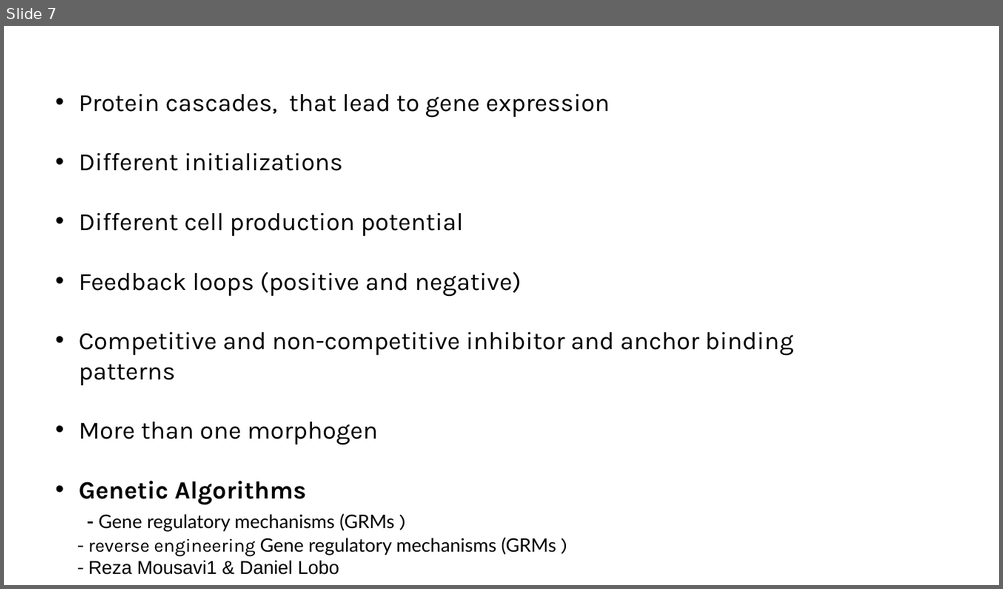
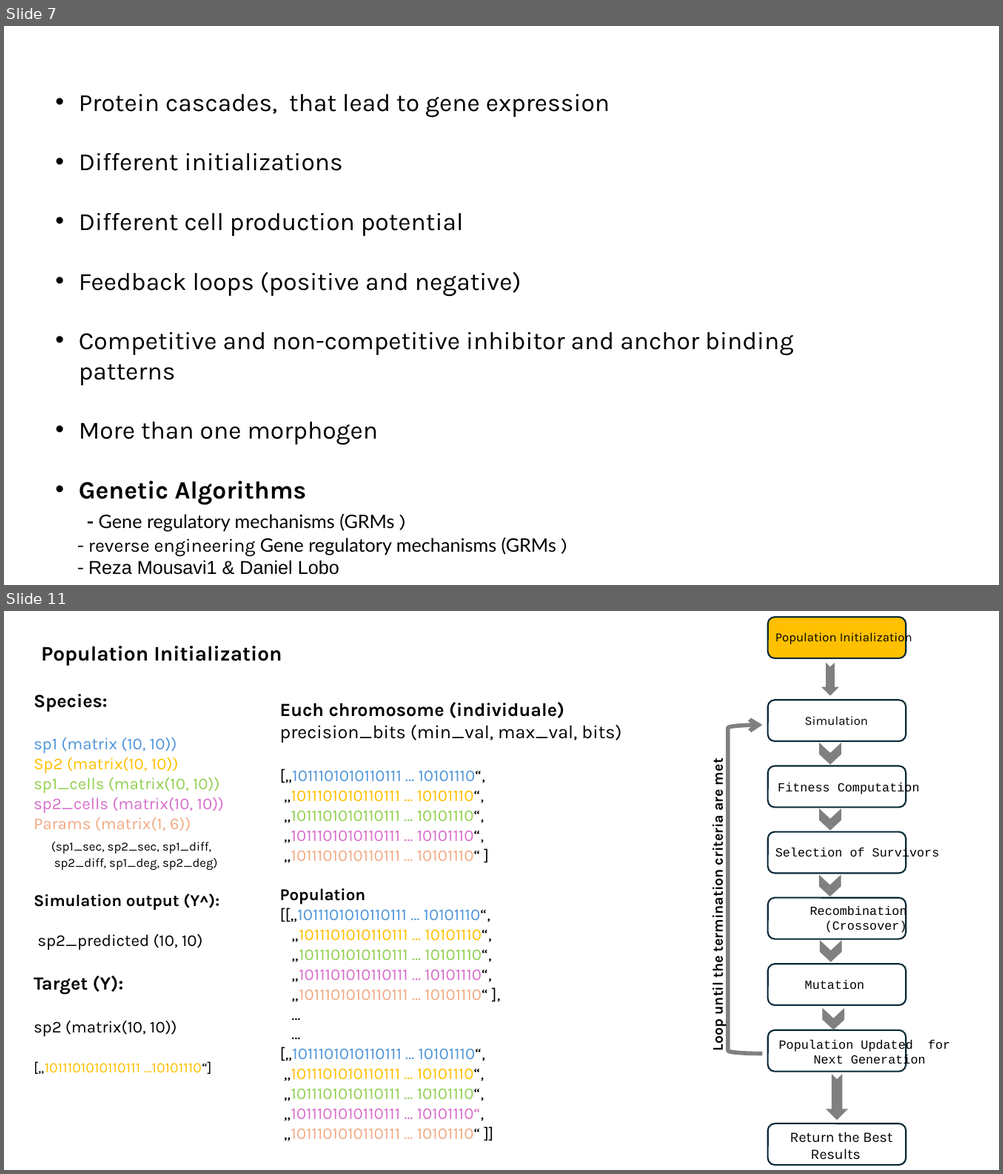
Before and after one commit to LoqmanSamani/grn-designer, a slide deck: sim_system.pptx. Shown one above the other, each under a label of ours: slide 7 before the commit, slides 7 and 11 after it; the slides between them are not shown. The pictures are 1003x589 and 1003x1174 pixels, drawn with LibreOffice and Linux fonts; fonts in the diff are those of the drawing. Boxes give left, top, right and bottom in pixels: in the first picture for what was removed or moved away, otherwise in the second. Text is boxed around its words. In the diff, an @@ line names an element or a change of style, - is before the commit and + after.

```diff
--- a/sim_system.pptx
+++ b/sim_system.pptx
@@ slide 11 added at <box>4,611,999,1170</box>, background #FFFFFF @@
@@ rounded rectangle added at <box>768,617,906,658</box>, fill #FFC000, outline #092A39 1.5 pt @@
@@ text added at <box>775,630,912,645</box>, 12 pt, text #000000 @@
+Population Initialization
@@ text added at <box>41,646,282,666</box>, 20 pt, text #000000, bold @@
+Population Initialization
@@ notched right arrow added at <box>823,665,837,695</box>, fill #808080, outline #808080 1.5 pt @@
@@ text added at <box>280,702,621,1142</box>, 16 pt, text #000000 @@
+Euch chromosome (individuale)
+precision_bits (min_val, max_val, bits)
+[„1011101010110111 … 10101110“,
+„1011101010110111 … 10101110“,
+„1011101010110111 … 10101110“,
+„1011101010110111 … 10101110“,
+„1011101010110111 … 10101110“ ]
+Population
+[[„1011101010110111 … 10101110“,
+„1011101010110111 … 10101110“,
+„1011101010110111 … 10101110“,
+„1011101010110111 … 10101110“,
+„1011101010110111 … 10101110“ ],
+…
+…
+[„1011101010110111 … 10101110“,
+„1011101010110111 … 10101110“,
+„1011101010110111 … 10101110“,
+„1011101010110111 … 10101110“,
+„1011101010110111 … 10101110“ ]]
@@ rounded rectangle added at <box>768,700,906,741</box>, fill #FFFFFF, outline #092A39 1.5 pt @@
@@ text added at <box>805,716,868,726</box>, 12 pt, text #000000 @@
+Simulation
@@ text added at <box>34,738,225,1074</box>, 16 pt, text #000000 @@
+Species:
+sp1 (matrix (10, 10))
+Sp2 (matrix(10, 10))
+sp1_cells (matrix(10, 10))
+sp2_cells (matrix(10, 10))
+Params (matrix(1, 6))
+(sp1_sec, sp2_sec, sp1_diff,
+sp2_diff, sp1_deg, sp2_deg)
+Simulation output (Y^):
+sp2_predicted (10, 10)
+Target (Y):
+sp2 (matrix(10, 10))
+[„1011101010110111 …10101110“]
@@ left bracket added at <box>728,725,762,1054</box>, outline #808080 4 pt @@
@@ text added at <box>708,760,727,1051</box>, 14 pt, text #000000, bold @@
+Loop until the termination criteria are met
@@ chevron added at <box>819,744,839,763</box>, fill #808080, outline #808080 1.5 pt @@
@@ rounded rectangle added at <box>768,766,906,807</box>, fill #FFFFFF, outline #092A39 1.5 pt @@
@@ text added at <box>777,782,919,795</box>, 12 pt, text #000000 @@
+Fitness Computation
@@ chevron added at <box>819,810,839,829</box>, fill #808080, outline #808080 1.5 pt @@
@@ rounded rectangle added at <box>768,832,906,873</box>, fill #FFFFFF, outline #092A39 1.5 pt @@
@@ text added at <box>775,848,939,861</box>, 12 pt, text #000000 @@
+Selection of Survivors
@@ chevron added at <box>819,877,839,895</box>, fill #808080, outline #808080 1.5 pt @@
@@ rounded rectangle added at <box>768,898,906,940</box>, fill #FFFFFF, outline #092A39 1.5 pt @@
@@ text added at <box>810,906,907,934</box>, 12 pt, text #000000 @@
+Recombination
+(Crossover)
@@ chevron added at <box>820,943,840,961</box>, fill #808080, outline #808080 1.5 pt @@
@@ rounded rectangle added at <box>768,964,906,1005</box>, fill #FFFFFF, outline #092A39 1.5 pt @@
@@ text added at <box>805,980,865,989</box>, 12 pt, text #000000 @@
+Mutation
@@ chevron added at <box>823,1010,843,1029</box>, fill #808080, outline #808080 1.5 pt @@
@@ rounded rectangle added at <box>768,1031,906,1071</box>, fill #FFFFFF, outline #092A39 1.5 pt @@
@@ text added at <box>779,1039,950,1068</box>, 12 pt, text #000000 @@
+Population Updated for
+Next Generation
@@ notched right arrow added at <box>828,1076,846,1119</box>, fill #808080, outline #808080 1.5 pt @@
@@ rounded rectangle added at <box>768,1125,906,1165</box>, fill #FFFFFF, outline #092A39 1.5 pt @@
@@ text added at <box>790,1132,892,1160</box>, 14 pt, text #000000 @@
+Return the Best
+Results
```
Also in this commit, not shown: 7 other slides added, 1 other file.
